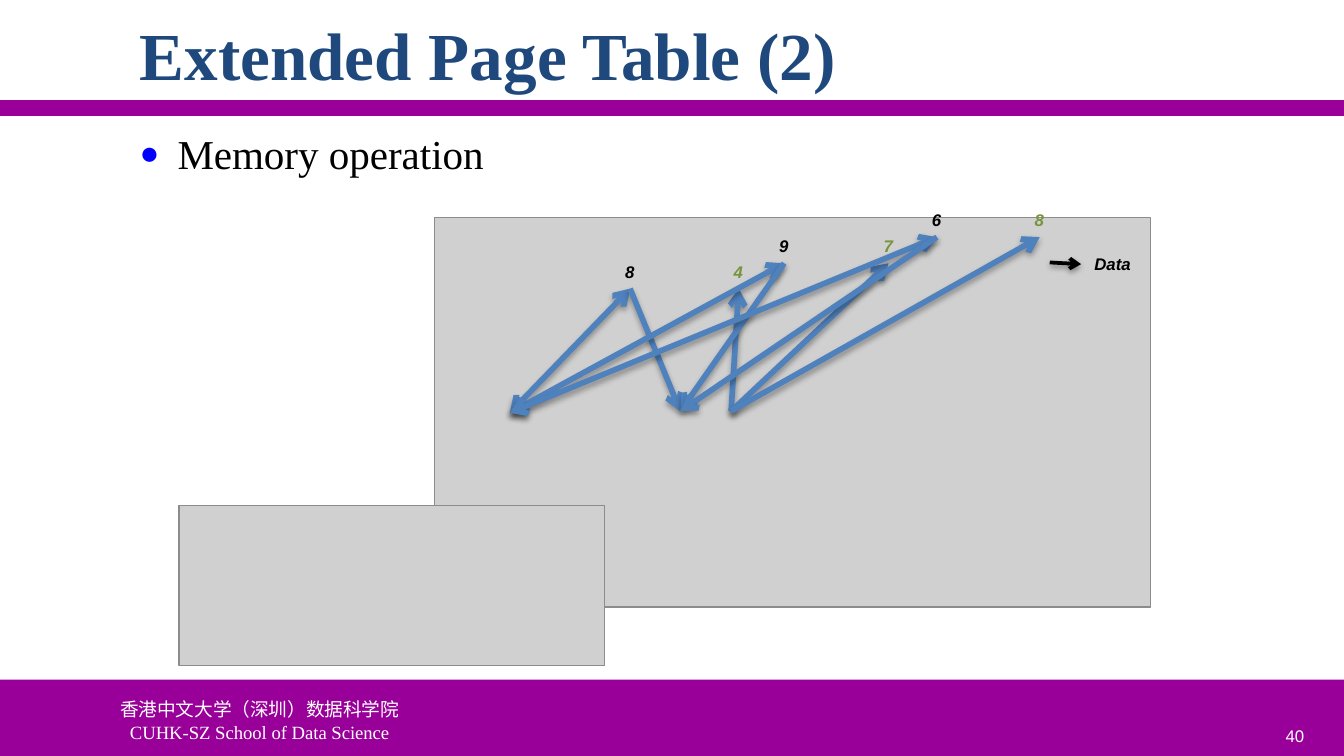
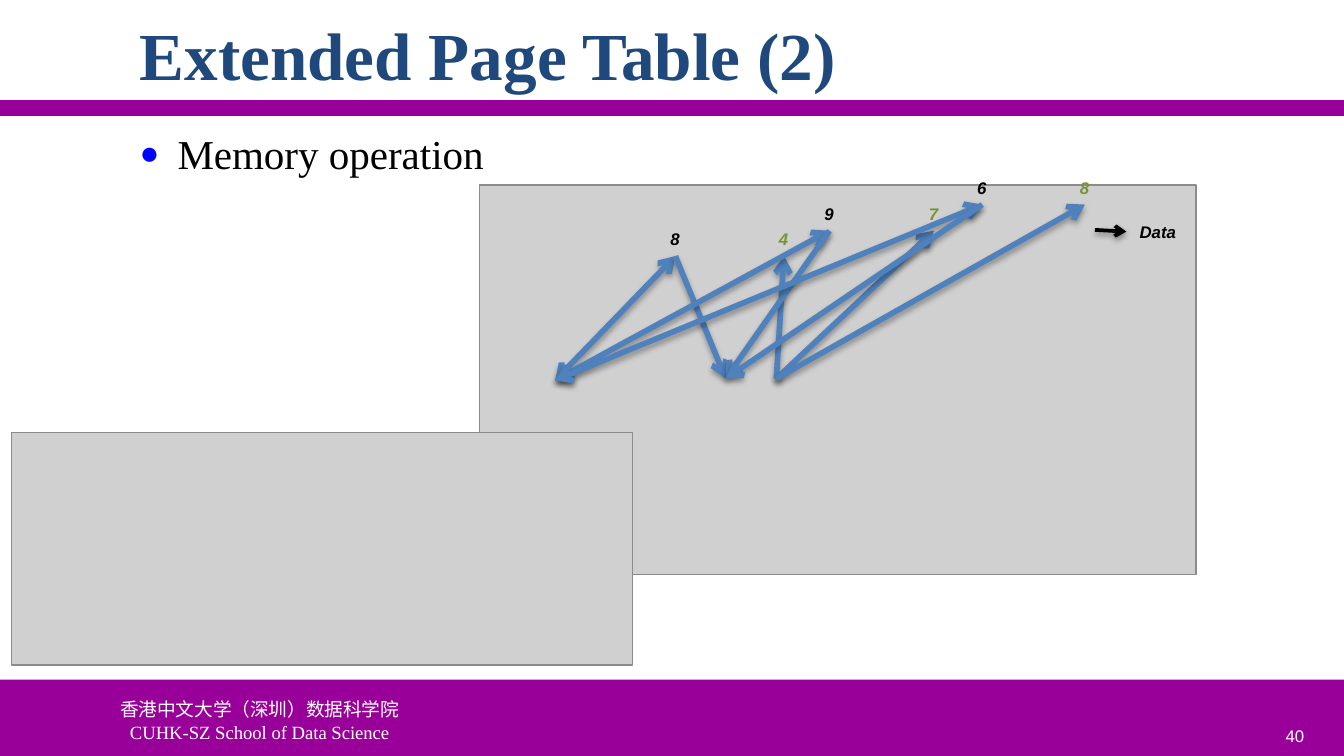
Before and after one commit to ychung1103/ychung1103.github.io, a slide deck: slide 40 of Slides/CSC6103/VT-04 Memory Virtualization.pptx. Drawn at 1344x756 pixels with LibreOffice and Linux fonts; fonts in the diff are those of the drawing; grey boxes stand for pictures; background and template pictures are left out. Boxes give left, top, right and bottom in pixels: in the first picture for what was removed or moved away, otherwise in the second. Text is boxed around its words. In the diff, an @@ line names an element or a change of style, - is before the commit and + after.

```diff
--- a/Slides/CSC6103/VT-04 Memory Virtualization.pptx
+++ b/Slides/CSC6103/VT-04 Memory Virtualization.pptx
@@ 4 texts, 2 arrows, 1 picture, 1 double arrow: place and size @@
-4 texts, 2 arrows, 1 picture, 1 double arrow at [434,218,1150,607]
+4 texts, 2 arrows, 1 picture, 1 double arrow at [480,185,1196,575]
@@ 5 arrows, 3 texts, 2 double arrows: place and size @@
-5 arrows, 3 texts, 2 double arrows at [509,212,1130,413]
+5 arrows, 3 texts, 2 double arrows at [555,180,1176,380]
@@ picture: place and size @@
-picture at [179,505,605,665]
+picture at [12,433,633,665]
```
Also in this commit, not shown: 9 other slides changed, 1 other file.
